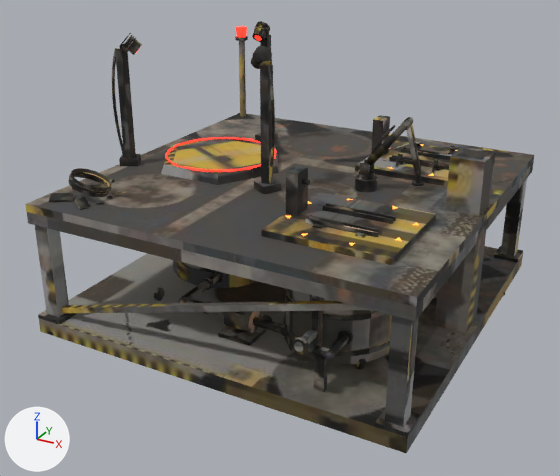
A saved change to the glTF model jogo/assets/modelos/drones/estacao_drones.glb.
One viewpoint serves both versions: a camera (50 mm lens) standing at (1.75, -3.43, 2.04) and looking at (-0.04, -0.17, 0.41). Every picture has the same lights, and +X, +Y and +Z are marked at lower left. The picture after the commit comes second. Where no turn or scale is listed for an object, it has been applied to the vertices. Vertices at exactly the same position are counted once.

Before the edit, the objects in view are built like this:
```python
ob_berco0_luzes = bpy.data.objects.new('berco0_luzes', me_berco0_luzes)
ob_berco0_luzes.location = (0.0, 0.0, 0.0)
ob_estacao_drones_corpo = bpy.data.objects.new('estacao_drones_corpo', me_berco0_base)
ob_estacao_drones_corpo.location = (0.0, 0.0, 0.0)
ob_estacao_drones_m18 = bpy.data.objects.new('estacao_drones_m18', me_abast_pistao_haste)
ob_estacao_drones_m18.location = (0.463, 0.0, 0.917)
ob_estacao_drones_m19 = bpy.data.objects.new('estacao_drones_m19', me_abast_pistao_camisa_001)
ob_estacao_drones_m19.location = (0.375, 0.0, 0.872)
ob_estacao_drones_m2 = bpy.data.objects.new('estacao_drones_m2', me_berco0_pist_haste)
ob_estacao_drones_m2.parent = ob_berco0_pist_h
ob_estacao_drones_m2.location = (0.0, 0.0, 0.0)
ob_estacao_drones_m20 = bpy.data.objects.new('estacao_drones_m20', me_abast_pistao_haste_001)
ob_estacao_drones_m20.location = (0.6, 0.0, 0.978)
ob_estacao_drones_m4 = bpy.data.objects.new('estacao_drones_m4', me_berco0_pist_camisa_001)
ob_estacao_drones_m4.parent = ob_berco0_pist_c_001
ob_estacao_drones_m4.location = (0.0, 0.0, 0.0)
ob_estacao_drones_m5 = bpy.data.objects.new('estacao_drones_m5', me_berco0_pist_haste_001)
ob_estacao_drones_m5.parent = ob_berco0_pist_h_001
ob_estacao_drones_m5.location = (0.0, 0.0, 0.0)
ob_estacao_drones_m7 = bpy.data.objects.new('estacao_drones_m7', me_berco0_pist_camisa_002)
ob_estacao_drones_m7.parent = ob_berco0_pist_c_002
ob_estacao_drones_m7.location = (0.0, 0.0, 0.0)
# also in view: 'estacao_drones_m13' at (0.36, 0.0, 0.77)
```
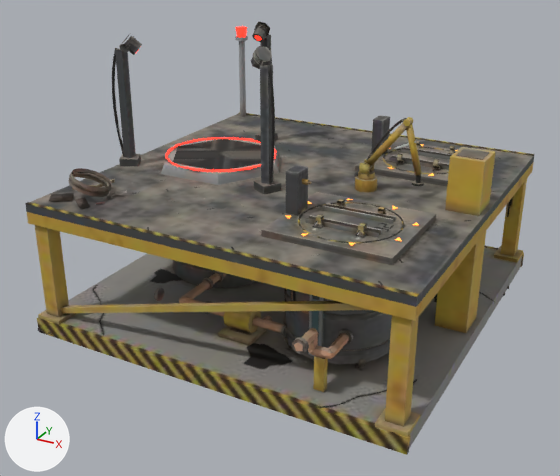
Not visible in the pictures: 'estacao_drones_m18'.

Where the change shows, as pixel boxes [x1, y1, x2, y2] in the pictures (560 x 476 px; the box of a moved part takes in the faces that stretch with it):
'estacao_drones_corpo', reshaped: before [25, 21, 534, 453]; after [25, 22, 535, 455]
'estacao_drones_m9', moved: before [448, 146, 455, 154]; after [355, 159, 377, 192]
'estacao_drones_m13', moved: before [355, 159, 377, 192]; after [354, 170, 359, 177]
'estacao_drones_m10', moved (not visible before): after [364, 118, 408, 169]
'estacao_drones_m14', moved (not visible afterwards): before [364, 122, 408, 169]
'estacao_drones_m15', moved: before [403, 117, 422, 175]; after [369, 149, 389, 157]
'estacao_drones_m11', moved (not visible before): after [403, 117, 422, 175]
'estacao_drones_m16', moved: before [412, 175, 424, 186]; after [394, 141, 416, 150]
'estacao_drones_m12', moved (not visible before): after [412, 175, 424, 186]
'estacao_drones_m6', moved: before [416, 141, 420, 150]; after [448, 146, 455, 154]
'estacao_drones_m2', moved (not visible before): after [433, 159, 440, 169]
'estacao_drones_m20', deleted: before [394, 141, 416, 150]
'estacao_drones_m4', moved (not visible before): after [416, 141, 420, 150]
'estacao_drones_m19', deleted: before [369, 149, 389, 157]
part 1 of me_berco0_base, added: after [37, 318, 410, 455]
part 2 of me_berco0_base, added: after [484, 246, 524, 267]
part 3 of me_berco0_base, moved or reshaped: before [49, 21, 392, 364]; after [25, 22, 535, 408]
part 4 of me_berco0_base, added: after [434, 286, 509, 302]
part 5 of me_berco0_base, surface changed: before [48, 24, 489, 370]; after [48, 24, 366, 370]

Edits to the bpy script that builds the scene:
```text
Change me_berco0_base:
    remove me_berco0_base.from_pydata(...)  # 3942 vertices, 6749 faces; spans x -1.0..1.0, y -1.0..1.0, z 0.0..1.4
    add me_berco0_base.from_pydata(...)  # 5125 vertices, 8152 faces; spans x -1.0..1.0, y -1.0..1.0, z 0.0..1.4
    me_berco0_base part 1: a new loose piece, a box spanning x -0.995..0.995, y -0.997..-0.973, z 0.0..0.081, in mat_estacao_drones_tex (picture img_estacao_drones_tex)
    me_berco0_base part 2: a new loose piece, a box spanning x -0.995..0.995, y 0.973..0.997, z 0.0..0.081, in mat_estacao_drones_tex (picture img_estacao_drones_tex)
    me_berco0_base part 3: 101 vertices moved from x -0.99..0.72, y -0.99..0.73, z 0.15..1.38 to x -0.99..0.71, y -0.99..0.73, z 0.15..1.38; 1142 vertices removed from x -1.0..0.72, y -0.99..0.76, z 0.12..1.4; 2083 vertices added at x -1.0..0.98, y -1.0..0.98, z 0.0..1.4
    me_berco0_base part 4: 136 vertices added at x 0.54..1.0, y 0.14..0.65, z 0.0..0.08
    me_berco0_base part 5: 1672 kept faces spanning x -1.0..0.99, y -1.0..1.0, z 0.0..1.4 get new texture (UV) coordinates
    other edits to the shape of me_berco0_base do not show in these pictures
Add me_abast_base_1:
    me_abast_base_1.from_pydata(...)  # 74 vertices, 132 faces; spans x -0.055..0.055, y -0.055..0.055, z 0.0..0.14
    me_abast_base_1.materials.append(mat_estacao_drones_tex)  # picture img_estacao_drones_tex
Change ob_estacao_drones_m4:
    ob_estacao_drones_m4: bpy.data.objects.new('estacao_drones_m4', me_berco0_pist_camisa_001) -> bpy.data.objects.new('estacao_drones_m4', me_berco0_mandibula_002)
    ob_estacao_drones_m4.parent: ob_berco0_pist_c_001 -> ob_estacao_drones_n2
Change ob_estacao_drones_m7:
    ob_estacao_drones_m7: bpy.data.objects.new('estacao_drones_m7', me_berco0_pist_camisa_002) -> bpy.data.objects.new('estacao_drones_m7', me_berco0_pist_haste_003)
    ob_estacao_drones_m7.parent: ob_berco0_pist_c_002 -> ob_berco0_pist_h_003
Change ob_estacao_drones_m10:
    ob_estacao_drones_m10.parent: ob_berco0_pist_c_003 -> ob_abast_ombro
Change ob_estacao_drones_m2:
    ob_estacao_drones_m2: bpy.data.objects.new('estacao_drones_m2', me_berco0_pist_haste) -> bpy.data.objects.new('estacao_drones_m2', me_berco0_mandibula_001)
    ob_estacao_drones_m2.parent: ob_berco0_pist_h -> ob_estacao_drones_n1
Change ob_estacao_drones_m5:
    ob_estacao_drones_m5: bpy.data.objects.new('estacao_drones_m5', me_berco0_pist_haste_001) -> bpy.data.objects.new('estacao_drones_m5', me_berco0_pist_haste_002)
    ob_estacao_drones_m5.parent: ob_berco0_pist_h_001 -> ob_berco0_pist_h_002
Change ob_estacao_drones_m11:
    ob_estacao_drones_m11: bpy.data.objects.new('estacao_drones_m11', me_berco0_pist_haste_003) -> bpy.data.objects.new('estacao_drones_m11', me_abast_elo2)
    ob_estacao_drones_m11.parent: ob_berco0_pist_h_003 -> ob_abast_cotovelo
Change ob_estacao_drones_m12:
    ob_estacao_drones_m12: bpy.data.objects.new('estacao_drones_m12', me_berco0_plugue_corpo) -> bpy.data.objects.new('estacao_drones_m12', me_abast_ventosa)
    ob_estacao_drones_m12.parent: ob_berco0_plugue -> ob_abast_punho
Change ob_estacao_drones_m6:
    ob_estacao_drones_m6: bpy.data.objects.new('estacao_drones_m6', me_berco0_mandibula_002) -> bpy.data.objects.new('estacao_drones_m6', me_berco0_mandibula_003)
    ob_estacao_drones_m6.parent: ob_estacao_drones_n2 -> ob_estacao_drones_n3
Change ob_estacao_drones_m9:
    ob_estacao_drones_m9: bpy.data.objects.new('estacao_drones_m9', me_berco0_mandibula_003) -> bpy.data.objects.new('estacao_drones_m9', me_abast_base_1)
    ob_estacao_drones_m9.parent: ob_estacao_drones_n3 -> ob_estacao_drones_n4
Change ob_estacao_drones_m16:
    ob_estacao_drones_m16: bpy.data.objects.new('estacao_drones_m16', me_abast_ventosa) -> bpy.data.objects.new('estacao_drones_m16', me_abast_pistao_haste_001)
    ob_estacao_drones_m16.parent: ob_abast_punho -> ob_abast_pist_h_001
Change ob_estacao_drones_m15:
    ob_estacao_drones_m15: bpy.data.objects.new('estacao_drones_m15', me_abast_elo2) -> bpy.data.objects.new('estacao_drones_m15', me_abast_pistao_camisa_001)
    ob_estacao_drones_m15.parent: ob_abast_cotovelo -> ob_abast_pist_c_001
Remove ob_estacao_drones_m19:
    ob_estacao_drones_m19 = bpy.data.objects.new('estacao_drones_m19', me_abast_pistao_camisa_001)
Remove ob_estacao_drones_m20:
    ob_estacao_drones_m20 = bpy.data.objects.new('estacao_drones_m20', me_abast_pistao_haste_001)
Change ob_estacao_drones_m14:
    ob_estacao_drones_m14: bpy.data.objects.new('estacao_drones_m14', me_abast_elo1) -> bpy.data.objects.new('estacao_drones_m14', me_abast_pistao_haste)
    ob_estacao_drones_m14.parent: ob_abast_ombro -> ob_abast_pist_h
Remove ob_estacao_drones_m18:
    ob_estacao_drones_m18 = bpy.data.objects.new('estacao_drones_m18', me_abast_pistao_haste)
Change ob_estacao_drones_m13:
    ob_estacao_drones_m13: bpy.data.objects.new('estacao_drones_m13', me_abast_base) -> bpy.data.objects.new('estacao_drones_m13', me_abast_pistao_camisa)
    ob_estacao_drones_m13.parent: ob_estacao_drones_n4 -> ob_abast_pist_c
```
